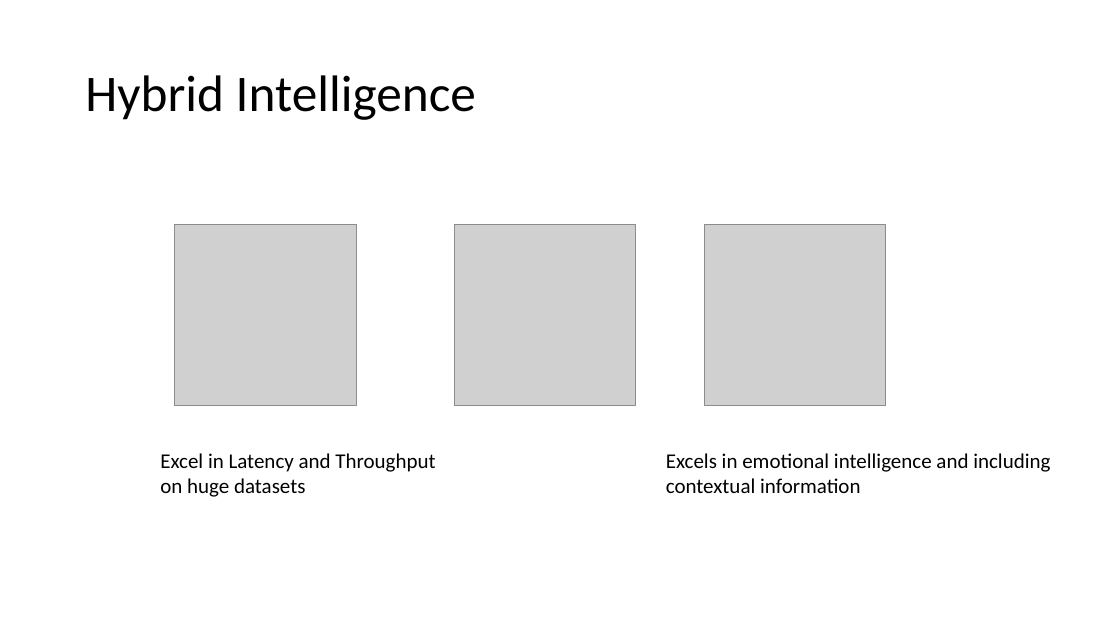
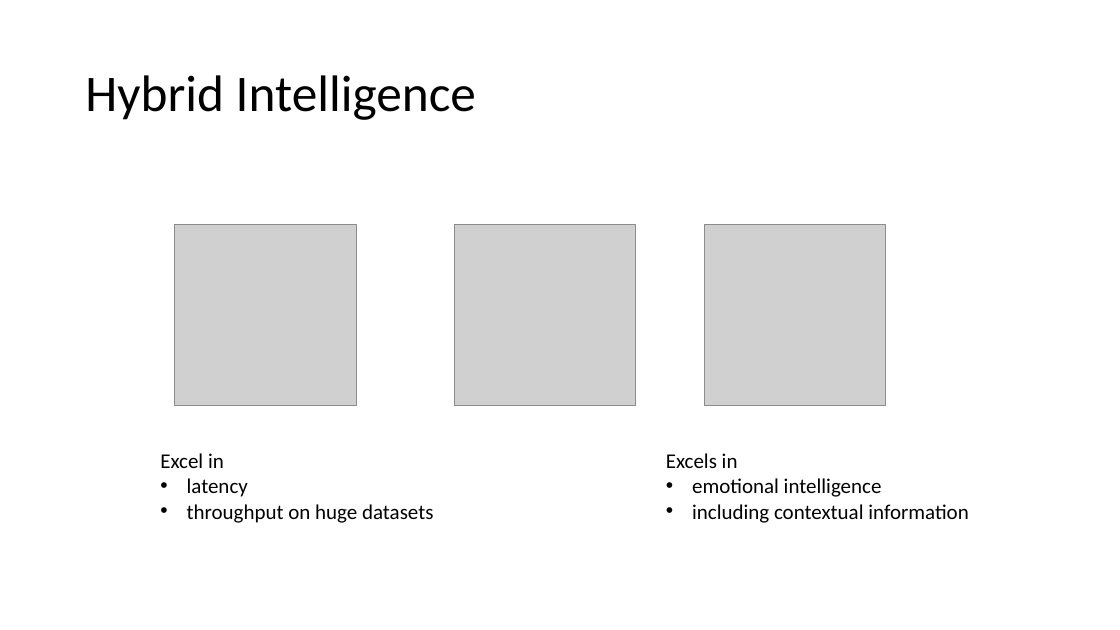
Before and after one commit to Tobias314/CantaloupeStartHack23, a slide deck: slide 5 of Supercell_Cantaloupe.pptx. Drawn at 1120x630 pixels with LibreOffice and Linux fonts; fonts in the diff are those of the drawing; grey boxes stand for pictures. Boxes give left, top, right and bottom in pixels: in the first picture for what was removed or moved away, otherwise in the second. Text is boxed around its words. In the diff, an @@ line names an element or a change of style, - is before the commit and + after.

Commit message:
pitch update

```diff
--- a/Supercell_Cantaloupe.pptx
+++ b/Supercell_Cantaloupe.pptx
@@ text at bbox=[160, 453, 434, 523]: text changed @@
-Excel in Latency and Throughput
-on huge datasets
+Excel in
+• latency
+• throughput on huge datasets
@@ text at bbox=[666, 453, 968, 523]: text changed @@
-Excels in emotional intelligence and including contextual information
+Excels in
+• emotional intelligence
+• including contextual information
```
Also in this commit, not shown: 2 other slides changed, 2 other files.
